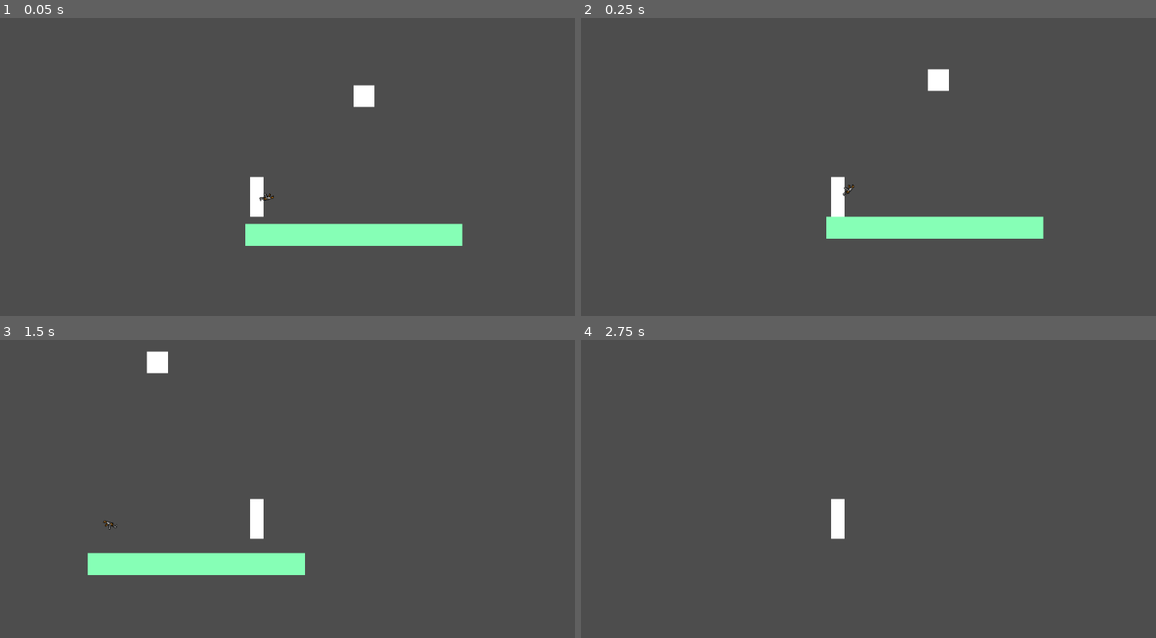
Above: before the commit, frames 1-4 (two rows, left to right).
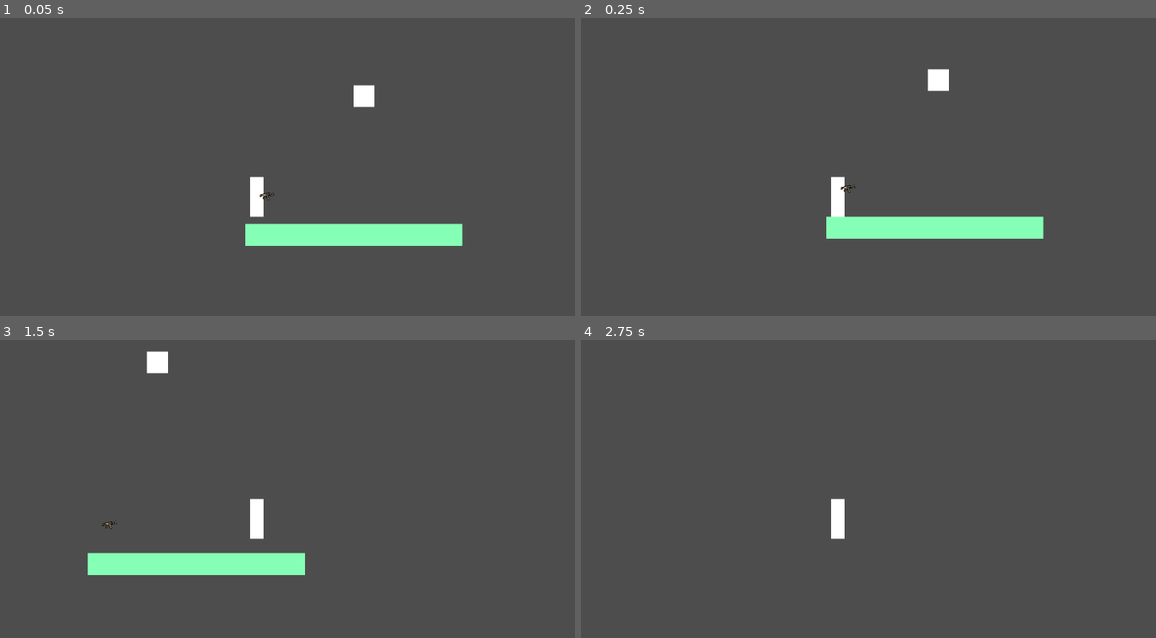
Above: after the commit, the same moments.

Repository: rimam-byte/gamedev
Game: Godot game, scene res://scenes/level.tscn
Same seed, same stepped clock (60 frames per second), same inputs: the game is played once before the commit and once after it.
Inputs (mouse positions are in pixels of both pictures, inside the frame that each line leads up to):
- Up to frame 1 (0.05 s): no input
- Up to frame 2 (0.25 s): no input
- Up to frame 3 (1.5 s): tap Enter (ui_accept) at 0.5, 0.77 s; move the mouse to (396, 500) at 0.52 s; hold Right (ui_right) from 0.53 s (still down); move the mouse to (132, 536) at 1.27 s
- Up to frame 4 (2.75 s): tap Enter (ui_accept) at 1.52 s; move the mouse to (903, 441) at 2.02 s; release Right (ui_right) at 2.03 s; hold Left (ui_left) from 2.03 s (still down)

The runs differ from the first frame. In frame 1, less than 0.1% of the frame differs, in the area x 45-48%, y 58-62%; in frame 2, less than 0.1%; in frame 3, less than 0.1%; in frame 4, nothing differs.
Error after the commit: Parse Error: Identifier "level" not declared in the current scope. (res://scripts/gun.gd:12)

Commit message:
setting up bullet

Diff:
--- a/cee-city/scenes/bullet.tscn
+++ b/cee-city/scenes/bullet.tscn
@@ -1,3 +1,12 @@
 [gd_scene format=3 uid="uid://c3mxu3oqrdrm8"]
 
-[node name="bullet" type="Sprite2D" unique_id=719520077]
+[ext_resource type="Texture2D" uid="uid://q5nx3opfe7wr" path="res://assets/bullet.png" id="1_mkf8s"]
+
+[node name="Node2D" type="Node2D" unique_id=26243961]
+
+[node name="Sprite2D" type="Sprite2D" parent="." unique_id=2126697283]
+
+[node name="Bullet" type="Sprite2D" parent="." unique_id=182560608]
+position = Vector2(4, -1)
+scale = Vector2(1.742187, 1.6015626)
+texture = ExtResource("1_mkf8s")
--- a/cee-city/scenes/level.tscn
+++ b/cee-city/scenes/level.tscn
@@ -1,6 +1,7 @@
 [gd_scene format=3 uid="uid://cimgloept33lj"]
 
 [ext_resource type="PackedScene" uid="uid://blnyreaoyt7vp" path="res://scenes/player.tscn" id="1_mx8sn"]
+[ext_resource type="Script" uid="uid://djxs5ta8vmc4o" path="res://scripts/level.gd" id="1_ppgk2"]
 [ext_resource type="PackedScene" uid="uid://dec7qywta0cro" path="res://scenes/enemies.tscn" id="2_ppgk2"]
 [ext_resource type="Script" uid="uid://crfghai51sexe" path="res://scripts/enemy_spawner.gd" id="3_2r41h"]
 [ext_resource type="PackedScene" uid="uid://j238t2odwoxf" path="res://scenes/gun.tscn" id="4_klq6b"]
@@ -9,6 +10,7 @@
 size = Vector2(387, 38)
 
 [node name="Node2D" type="Node2D" unique_id=887653656]
+script = ExtResource("1_ppgk2")
 
 [node name="CharacterBody2D" parent="." unique_id=602733863 instance=ExtResource("1_mx8sn")]
 position = Vector2(-304, -63)
--- a/cee-city/scripts/gun.gd
+++ b/cee-city/scripts/gun.gd
@@ -1,5 +1,12 @@
 extends Node2D
 @onready var marker_2d: Marker2D = $Marker2D
+const Bullet = preload('res://assets/bullet.png')
 
 func _process(delts:float) -> void:
 	look_at(get_global_mouse_position())
+
+func shoot() -> void:
+	var new_bullet = Bullet.instantiate()
+	new_bullet.position= marker_2d.global_position
+	new_bullet.target_position = (get_global_mouse_position()- marker_2d.global_position).normalized()
+	level.world.add_child()
--- /dev/null
+++ b/cee-city/scripts/level.gd
@@ -0,0 +1 @@
+extends Node2D
Binary file added: cee-city/assets/bullet.png
Not shown, added: cee-city/assets/bullet.png.import
Not shown, added: cee-city/scripts/level.gd.uid
